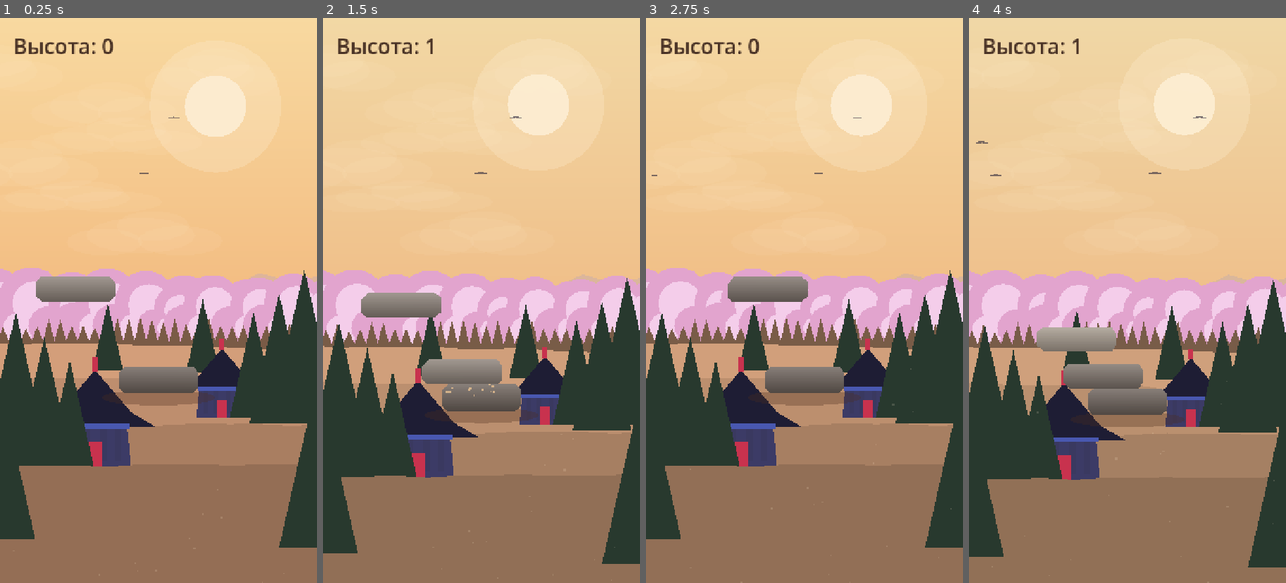
Above: before the commit, frames 1-4 (left to right).
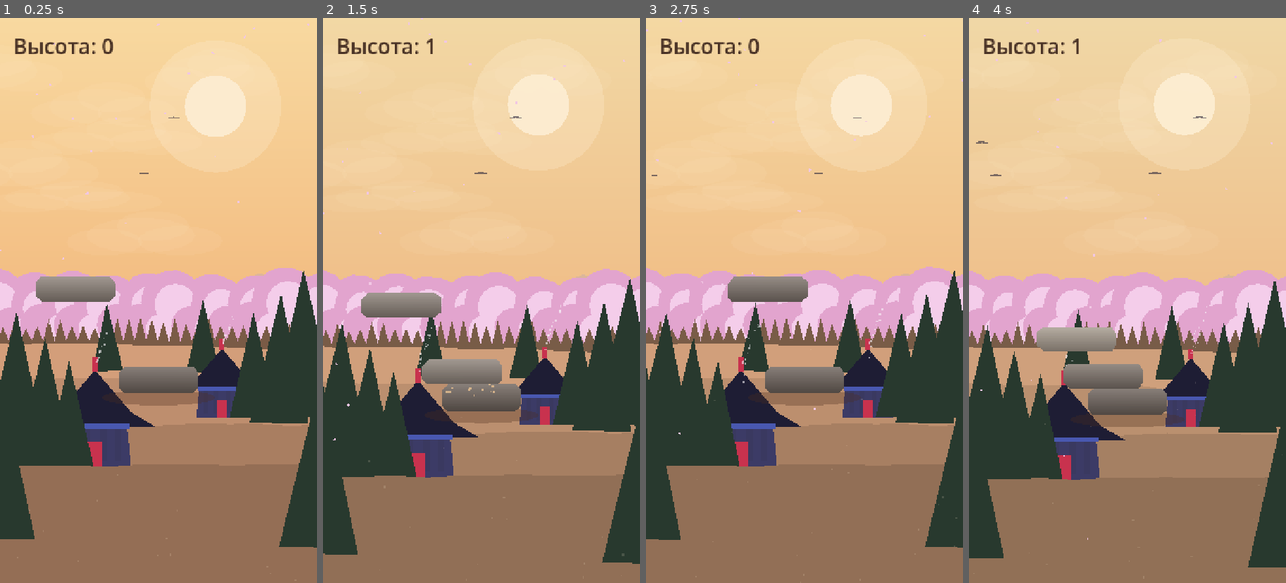
Above: after the commit, the same moments.

Repository: Babaika8/balance-tower
Game: Godot game, scene res://main.tscn
Same seed, same stepped clock (60 frames per second), same inputs: the game is played once before the commit and once after it.
Inputs (mouse positions are in pixels of both pictures, inside the frame that each line leads up to):
- Up to frame 1 (0.25 s): no input
- Up to frame 2 (1.5 s): tap Enter at 0.5 s; move the mouse to (551, 272) at 0.52 s; click (551, 272) at 0.67 s; tap Space at 0.77 s; drag from (418, 328) to (465, 413) at 1.27 s
- Up to frame 3 (2.75 s): move the mouse to (836, 176) at 2.02 s; click (836, 176) at 2.17 s
- Up to frame 4 (4 s): drag from (1111, 413) to (1032, 215) at 2.77 s; move the mouse to (1222, 385) at 3.52 s; click (1222, 385) at 3.67 s; tap Space at 3.77 s

The runs differ from the first frame. In frame 1, 3.9% of the frame differs, in the area x 0-100%, y 1-94%; in frame 2, 4.4%; in frame 3, 4.5%, in the area x 0-100%, y 0-94%; in frame 4, 4.3%.

Commit message:
Atmosphere v9: bring the scene to life
- falling/swirling sakura petals (pink particle fall, full-width)
- chimney smoke wisps rising from both houses
- gentle wind sway on firs and sakura puffs
- night fireflies: warm glowing dots that twinkle and float in the meadow,
  visible only on the night phase

Co-Authored-By: Claude Opus 4.8 <noreply@anthropic.com>

Diff:
--- a/game.gd
+++ b/game.gd
@@ -51,6 +51,8 @@
 var sun_node: Polygon2D
 var halo_node: Polygon2D
 var motes: CPUParticles2D
+var petals: CPUParticles2D
+var atmo_fireflies: Array = []  # {node, nx, ny, phase}
 var atmo_stars: Array = []   # {node, nx, ny}
 var atmo_dunes: Array = []   # {node, base_y, factor, shade}
 var atmo_clouds: Array = []  # {node, nx, speed, ny}
@@ -212,6 +214,7 @@
 		var puff := _make_sakura_puff(randf_range(1.2, 1.8))
 		layer.add_child(puff)
 		atmo_props.append({"node": puff, "nx": 0.04 + i * 0.115 + randf_range(-0.02, 0.02), "base_y": 700.0, "factor": 0.12})
+		_attach_sway(puff, randf_range(0.01, 0.022), randf_range(2.6, 4.0))
 	var forest := _make_forest_row()
 	layer.add_child(forest)
 	atmo_dunes.append({"node": forest, "base_y": 726.0, "factor": 0.16, "shade": 0.42})
@@ -227,6 +230,7 @@
 	var rhouse := _make_house(1.7)
 	layer.add_child(rhouse)
 	atmo_props.append({"node": rhouse, "nx": 0.70, "base_y": 905.0, "factor": 0.44})
+	_add_chimney_smoke(rhouse)
 	_add_fir(layer, 0.80, 905.0, 1.7, 0.44)
 	_add_fir(layer, 0.88, 918.0, 2.1, 0.44)
 	_add_fir(layer, 0.96, 905.0, 2.4, 0.44)
@@ -235,6 +239,7 @@
 	var lhouse := _make_house(2.4)
 	layer.add_child(lhouse)
 	atmo_props.append({"node": lhouse, "nx": 0.30, "base_y": 1018.0, "factor": 0.60})
+	_add_chimney_smoke(lhouse)
 	_add_fir(layer, 0.05, 1030.0, 2.6, 0.60)
 	_add_fir(layer, 0.14, 1018.0, 2.1, 0.60)
 	_add_fir(layer, 0.22, 1028.0, 1.8, 0.60)
@@ -261,8 +266,53 @@
 	motes.color = Color(1, 1, 1, 0.18)
 	layer.add_child(motes)
 
+	# Лепестки сакуры — падают и кружат сверху по всей ширине.
+	petals = CPUParticles2D.new()
+	petals.amount = 34
+	petals.lifetime = 9.0
+	petals.preprocess = 6.0
+	petals.emission_shape = CPUParticles2D.EMISSION_SHAPE_RECTANGLE
+	petals.emission_rect_extents = Vector2(BASE_W, 6)
+	petals.direction = Vector2(0.3, 1)
+	petals.spread = 25.0
+	petals.gravity = Vector2(-14, 26)
+	petals.initial_velocity_min = 18.0
+	petals.initial_velocity_max = 42.0
+	petals.angular_velocity_min = -90.0
+	petals.angular_velocity_max = 90.0
+	petals.scale_amount_min = 3.0
+	petals.scale_amount_max = 6.0
+	petals.color = Color("F1C7E4")
+	layer.add_child(petals)
+
+	# Светлячки — мерцают и плавают, видны только ночью (низ сцены).
+	for i in range(16):
+		var ff := Polygon2D.new()
+		ff.polygon = _circle_polygon(randf_range(2.5, 4.5), 8)
+		ff.color = Color("EBF2A0")
+		layer.add_child(ff)
+		atmo_fireflies.append({"node": ff, "nx": randf(), "ny": randf_range(BASE_H * 0.55, BASE_H * 0.92),
+				"phase": randf() * TAU})
+
 	atmo_active = true
 	_update_atmosphere()
+
+# Дымок из трубы дома (дети ноды дома — едут и тускнеют вместе с ним).
+func _add_chimney_smoke(house: Node2D) -> void:
+	var sm := CPUParticles2D.new()
+	sm.amount = 14
+	sm.lifetime = 3.6
+	sm.preprocess = 2.5
+	sm.position = Vector2(1, -98)
+	sm.direction = Vector2(0.25, -1)
+	sm.spread = 10.0
+	sm.gravity = Vector2(4, -8)
+	sm.initial_velocity_min = 4.0
+	sm.initial_velocity_max = 8.0
+	sm.scale_amount_min = 2.2
+	sm.scale_amount_max = 5.0
+	sm.color = Color(0.97, 0.95, 0.97, 0.6)
+	house.add_child(sm)
 
 # Дюна: волнистый гребень вокруг y=0 (range -amp..0), залив до низа. Центрируется
 # по экрану через node.position в раскладке; ширина с запасом на любой экран.
@@ -292,6 +342,15 @@
 	var fr := _make_fir(scale)
 	layer.add_child(fr)
 	atmo_props.append({"node": fr, "nx": nx, "base_y": base_y, "factor": factor})
+	_attach_sway(fr, randf_range(0.014, 0.03), randf_range(2.0, 3.4))
+
+# Лёгкое покачивание «на ветру» (вокруг основания ноды), зацикленное.
+func _attach_sway(node: Node2D, amp: float, period: float) -> void:
+	node.rotation = randf_range(-amp, amp)
+	var tw := node.create_tween().set_loops()
+	tw.tween_property(node, "rotation", amp, period).set_trans(Tween.TRANS_SINE).set_ease(Tween.EASE_IN_OUT)
+	tw.tween_property(node, "rotation", -amp, period * 2.0).set_trans(Tween.TRANS_SINE).set_ease(Tween.EASE_IN_OUT)
+	tw.tween_property(node, "rotation", 0.0, period).set_trans(Tween.TRANS_SINE).set_ease(Tween.EASE_IN_OUT)
 
 func _make_sakura(scale: float) -> Node2D:
 	var n := Node2D.new()
@@ -487,9 +546,22 @@
 		pn.position = Vector2(p["nx"] * vw, p["base_y"] + climb * p["factor"])
 		pn.modulate = Color(1, 1, 1).lerp(Color(0.42, 0.42, 0.56), night * 0.85)
 
-	# Частицы — на всю ширину у нижней кромки.
+	# Частицы-пылинки — на всю ширину у нижней кромки.
 	motes.position = Vector2(cx, vh + 20.0)
 	motes.emission_rect_extents = Vector2(maxf(BASE_W, vw) / 2.0, 10.0)
+
+	# Лепестки сакуры — сыплются сверху по всей ширине; к ночи чуть тусклее.
+	petals.position = Vector2(cx, -20.0)
+	petals.emission_rect_extents = Vector2(maxf(BASE_W, vw) / 2.0, 6.0)
+	petals.self_modulate.a = lerp(1.0, 0.5, night)
+
+	# Светлячки — плавают и мерцают, видны только ночью (низ сцены).
+	var t: float = Time.get_ticks_msec() / 1000.0
+	for ff in atmo_fireflies:
+		var fn: Polygon2D = ff["node"]
+		var ph: float = ff["phase"]
+		fn.position = Vector2(ff["nx"] * vw + sin(t * 0.6 + ph) * 14.0, ff["ny"] + cos(t * 0.5 + ph) * 10.0)
+		fn.self_modulate.a = night * (0.35 + 0.45 * (0.5 + 0.5 * sin(t * 2.2 + ph)))
 
 func _add_bg_layer(tex: Texture2D, z: int, drift: float, bottom_y: float, mode: String, scale: float, sway: bool) -> Sprite2D:
 	var sp := Sprite2D.new()
